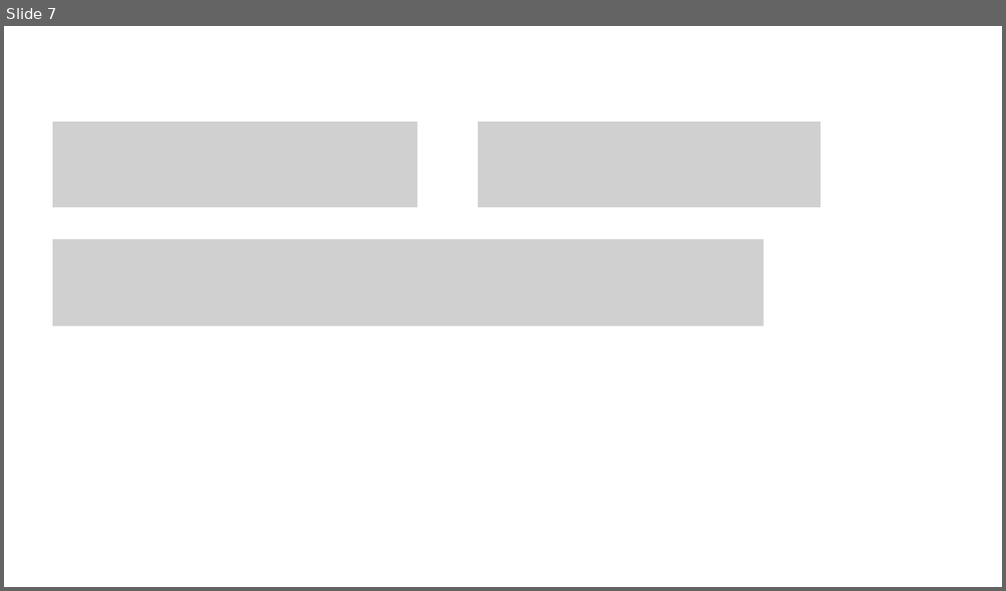
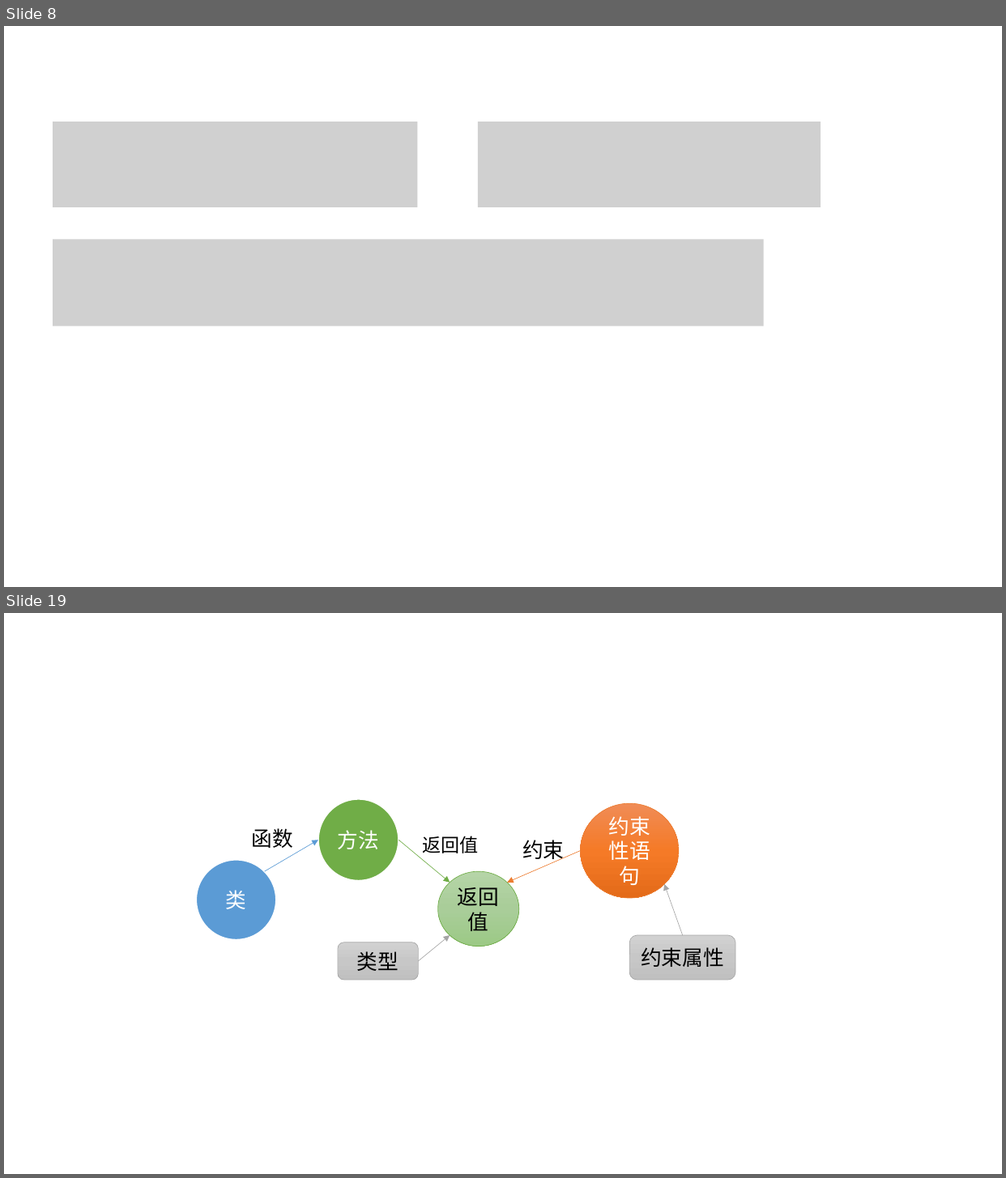
Before and after one commit to zk467701860/SKnowledgeGraph, a slide deck: directive_classification/毕业论文/图片/新建 Microsoft PowerPoint 演示文稿.pptx. Shown one above the other, each under a label of ours: slide 7 before the commit, slides 8 and 19 after it; the slides between them are not shown. The pictures are 1006x591 and 1006x1178 pixels, drawn with LibreOffice and Linux fonts; fonts in the diff are those of the drawing; grey boxes stand for pictures. Boxes give left, top, right and bottom in pixels: in the first picture for what was removed or moved away, otherwise in the second. Text is boxed around its words. In the diff, an @@ line names an element or a change of style, - is before the commit and + after.

```diff
--- a/directive_classification/毕业论文/图片/新建 Microsoft PowerPoint 演示文稿.pptx
+++ b/directive_classification/毕业论文/图片/新建 Microsoft PowerPoint 演示文稿.pptx
@@ slide 19 added at (4, 613, 1002, 1174), background #FFFFFF @@
@@ ellipse added at (318, 799, 398, 881), fill #70AD47, outline #FFFFFF 1.5 pt, 20 pt, text #FFFFFF @@
+方法
@@ ellipse added at (581, 803, 679, 897), fill gradient #F18C57 to #F67B28 to #E56C19, outline #ED7D31 0.5 pt, 20 pt, text #FFFFFF @@
+约束性语句
@@ text added at (252, 828, 293, 848), 20 pt, text #000000 @@
+函数
@@ arrow added from (265, 871) to (318, 840), #5B9BD5 0.5 pt @@
@@ arrow added from (398, 840) to (450, 883), #70AD47 0.5 pt @@
@@ text added at (422, 836, 478, 854), 18 pt, text #000000 @@
+返回值
@@ arrow added from (581, 851) to (507, 883), #ED7D31 0.5 pt @@
@@ text added at (522, 840, 564, 862), 20 pt, text #000000 @@
+约束
@@ ellipse added at (197, 860, 276, 940), fill #5B9BD5, outline #FFFFFF 1.5 pt, 20 pt, text #FFFFFF @@
+类
@@ ellipse added at (438, 871, 519, 946), fill gradient #B5D5A7 to #AACE9A to #9CC987, outline #70AD47 0.5 pt, 20 pt, text #000000 @@
+返回值
@@ arrow added from (683, 935) to (664, 884), #A5A5A5 0.5 pt @@
@@ rounded rectangle added at (338, 943, 419, 980), fill gradient #D2D2D2 to #C8C8C8 to #C0C0C0, outline #A5A5A5 0.5 pt, 20 pt, text #000000 @@
+类型
@@ arrow added from (418, 961) to (450, 935), #A5A5A5 0.5 pt @@
@@ rounded rectangle added at (630, 935, 736, 980), fill gradient #D2D2D2 to #C8C8C8 to #C0C0C0, outline #A5A5A5 0.5 pt, 20 pt, text #000000 @@
+约束属性
@@ what was slide 7 is now slide 8 @@
```
Also in this commit, not shown: 2 slides changed, 14 other slides added, 37 other files.
